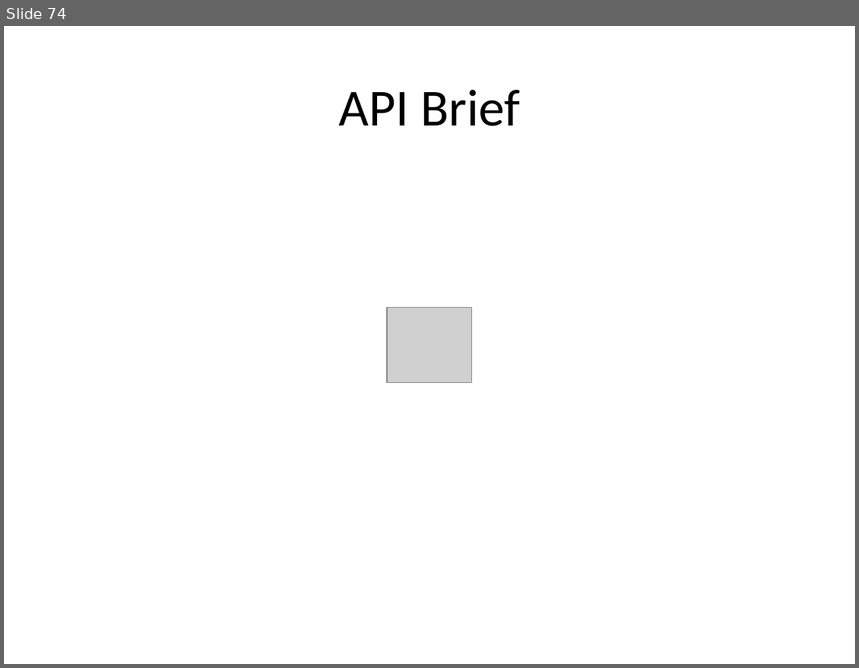
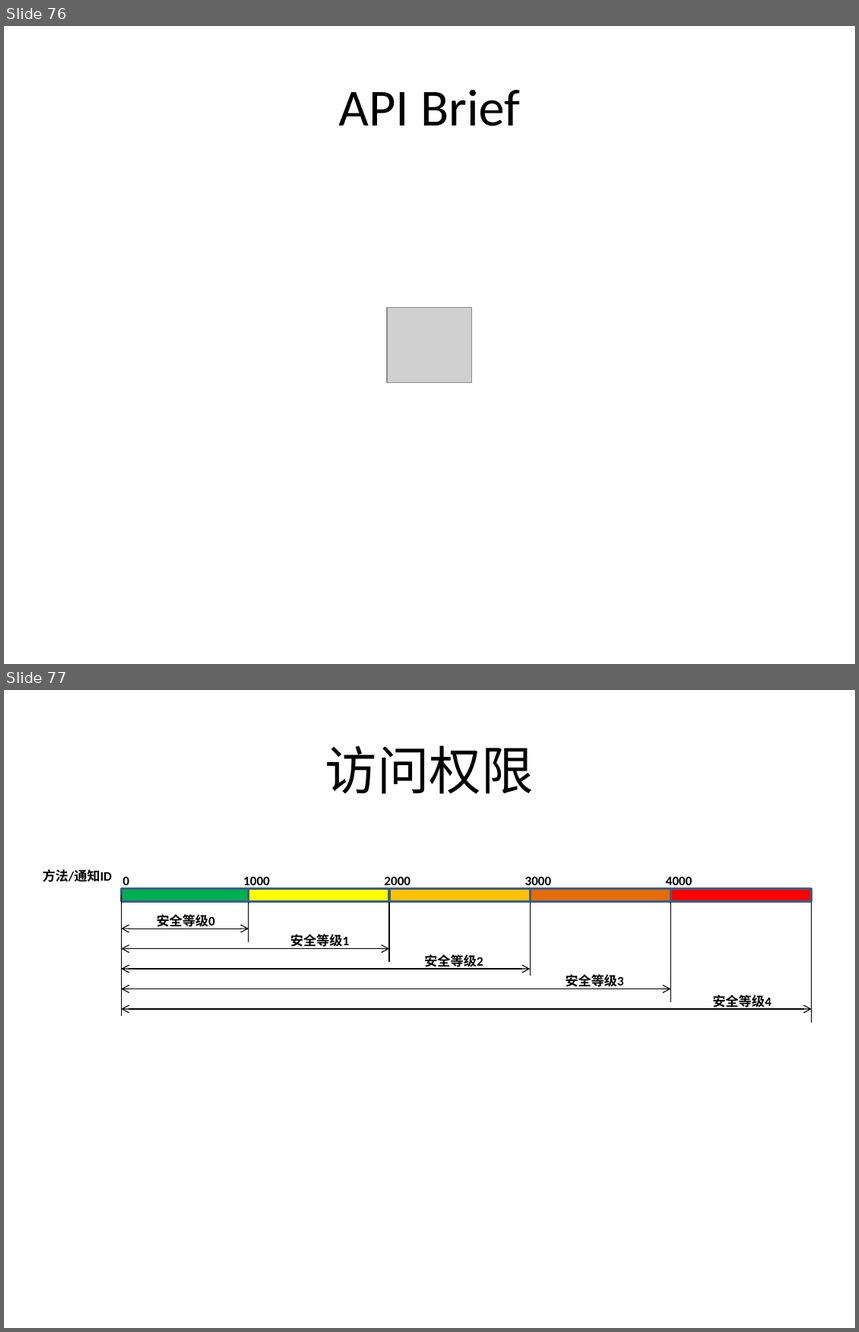
Before and after one commit to jeremyczhen/fdbus, a slide deck: doc/Introduction_To_FDBus.pptx. Shown one above the other, each under a label of ours: slide 74 before the commit, slides 76 and 77 after it. The pictures are 859x668 and 859x1332 pixels, drawn with LibreOffice and Linux fonts; fonts in the diff are those of the drawing; grey boxes stand for pictures. Boxes give left, top, right and bottom in pixels: in the first picture for what was removed or moved away, otherwise in the second. Text is boxed around its words. In the diff, an @@ line names an element or a change of style, - is before the commit and + after.

```diff
--- a/doc/Introduction_To_FDBus.pptx
+++ b/doc/Introduction_To_FDBus.pptx
@@ slide 77 added at (x1=4, y1=690, x2=855, y2=1328), background #FFFFFF @@
@@ title added at (x1=325, y1=745, x2=534, y2=794), 44 pt, text #000000 @@
+访问权限
@@ text added at (x1=43, y1=869, x2=112, y2=882), 11 pt, text #000000, bold @@
+方法/通知ID
@@ rectangle added at (x1=122, y1=888, x2=249, y2=902), fill #00B050, outline #3A5F8C 2 pt @@
@@ text added at (x1=123, y1=877, x2=129, y2=889), 11 pt, text #000000, bold @@
+0
@@ text added at (x1=243, y1=877, x2=270, y2=889), 11 pt, text #000000, bold @@
+1000
@@ rectangle added at (x1=248, y1=888, x2=389, y2=902), fill #FFFF00, outline #3A5F8C 2 pt @@
@@ text added at (x1=384, y1=877, x2=411, y2=889), 11 pt, text #000000, bold @@
+2000
@@ rectangle added at (x1=389, y1=888, x2=530, y2=902), fill #FFC000, outline #3A5F8C 2 pt @@
@@ text added at (x1=525, y1=877, x2=552, y2=889), 11 pt, text #000000, bold @@
+3000
@@ rectangle added at (x1=530, y1=888, x2=671, y2=902), fill #E46C0A, outline #3A5F8C 2 pt @@
@@ text added at (x1=666, y1=877, x2=693, y2=889), 11 pt, text #000000, bold @@
+4000
@@ rectangle added at (x1=671, y1=888, x2=811, y2=902), fill #FF0000, outline #3A5F8C 2 pt @@
@@ line added from (122, 895) to (122, 1016), #000000 0.75 pt @@
@@ text added at (x1=157, y1=914, x2=215, y2=929), 11 pt, text #000000, bold @@
+安全等级0
@@ line added from (248, 902) to (248, 942), #000000 0.75 pt @@
@@ line added from (389, 902) to (389, 962), #000000 0.75 pt @@
@@ line added from (530, 902) to (530, 976), #000000 0.75 pt @@
@@ line added from (671, 902) to (671, 1002), #000000 0.75 pt @@
@@ line added from (812, 902) to (812, 1023), #000000 0.75 pt @@
@@ double arrow added from (122, 929) to (248, 929), #000000 0.75 pt @@
@@ text added at (x1=291, y1=934, x2=349, y2=949), 11 pt, text #000000, bold @@
+安全等级1
@@ double arrow added from (122, 948) to (389, 948), #000000 0.75 pt @@
@@ text added at (x1=424, y1=952, x2=483, y2=970), 11 pt, text #000000, bold @@
+安全等级2
@@ double arrow added from (122, 969) to (530, 969), #000000 0.75 pt @@
@@ text added at (x1=566, y1=974, x2=624, y2=989), 11 pt, text #000000, bold @@
+安全等级3
@@ double arrow added from (122, 989) to (671, 989), #000000 0.75 pt @@
@@ text added at (x1=713, y1=992, x2=772, y2=1010), 11 pt, text #000000, bold @@
+安全等级4
@@ double arrow added from (122, 1009) to (812, 1009), #000000 0.75 pt @@
@@ what was slide 74 is now slide 76 @@
```
Also in this commit, not shown: 2 other slides added, 17 other files.
